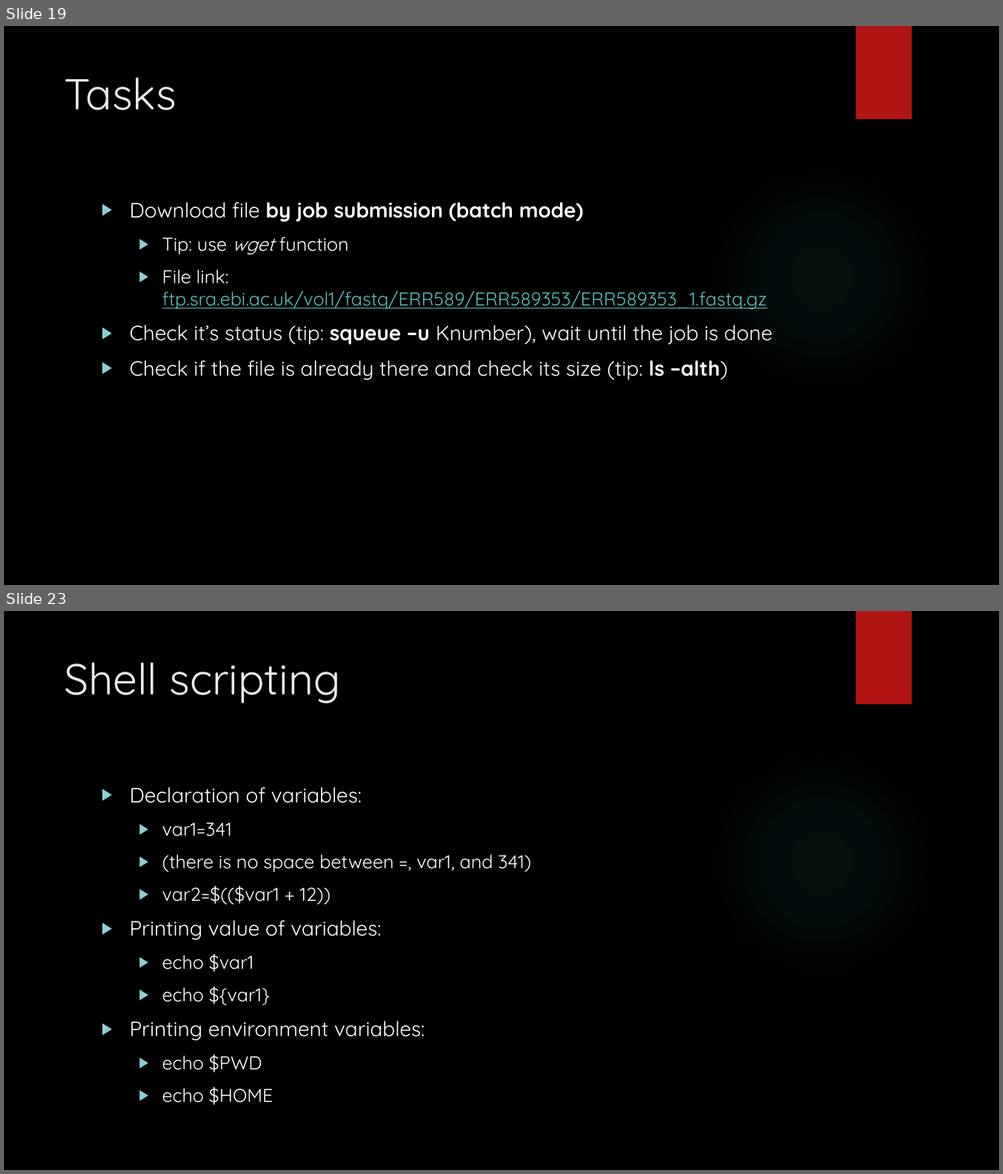
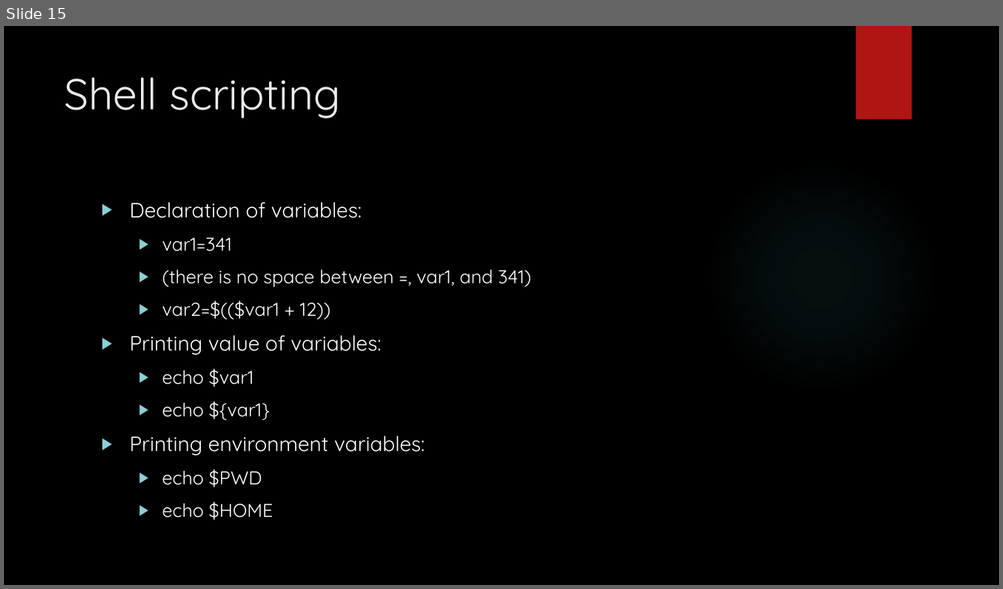
Before and after one commit to sysmedicine/KCLModule2_2021, a slide deck: Slides/IntroToLinux_Day2.pptx. Shown one above the other, each under a label of ours: slides 19 and 23 before the commit, slide 15 after it; the slides between them are not shown. The pictures are 1003x1174 and 1003x589 pixels, drawn with LibreOffice and Linux fonts; fonts in the diff are those of the drawing; background and template pictures are left out. Boxes give left, top, right and bottom in pixels: in the first picture for what was removed or moved away, otherwise in the second. Text is boxed around its words. In the diff, an @@ line names an element or a change of style, - is before the commit and + after.

```diff
--- a/Slides/IntroToLinux_Day2.pptx
+++ b/Slides/IntroToLinux_Day2.pptx
@@ slide 19 removed at bbox=[4, 26, 999, 585], background picture (left out); not listed: 2 template elements that a slide beside it also shows @@
@@ title removed at bbox=[64, 77, 176, 110] @@
-Tasks
@@ text removed at bbox=[130, 202, 772, 380] @@
-▶ Download file by job submission (batch mode)
-  ▶ Tip: use wget function
-  ▶ File link: ftp.sra.ebi.ac.uk/vol1/fastq/ERR589/ERR589353/ERR589353_1.fastq.gz
-▶ Check it’s status (tip: squeue –u Knumber), wait until the job is done
-▶ Check if the file is already there and check its size (tip: ls –alth)
@@ what was slide 23 is now slide 15 @@
```
Also in this commit, not shown: 4 slides changed, 11 slides added, 18 other slides removed, 1 other file.
